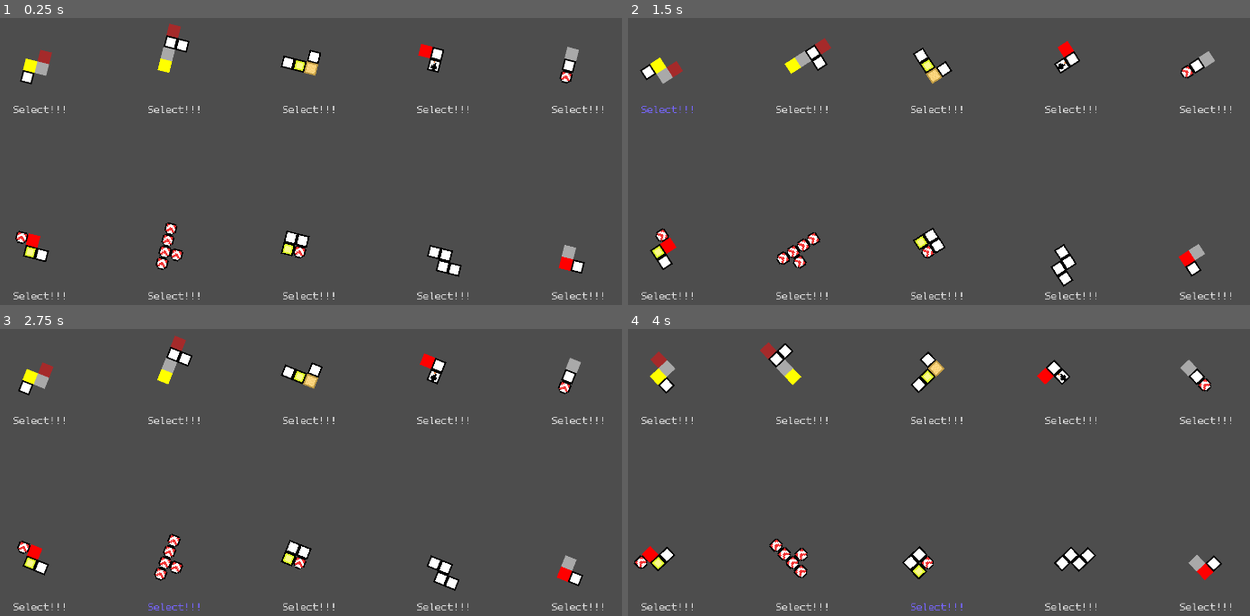
Above: before the commit, frames 1-4 (two rows, left to right).
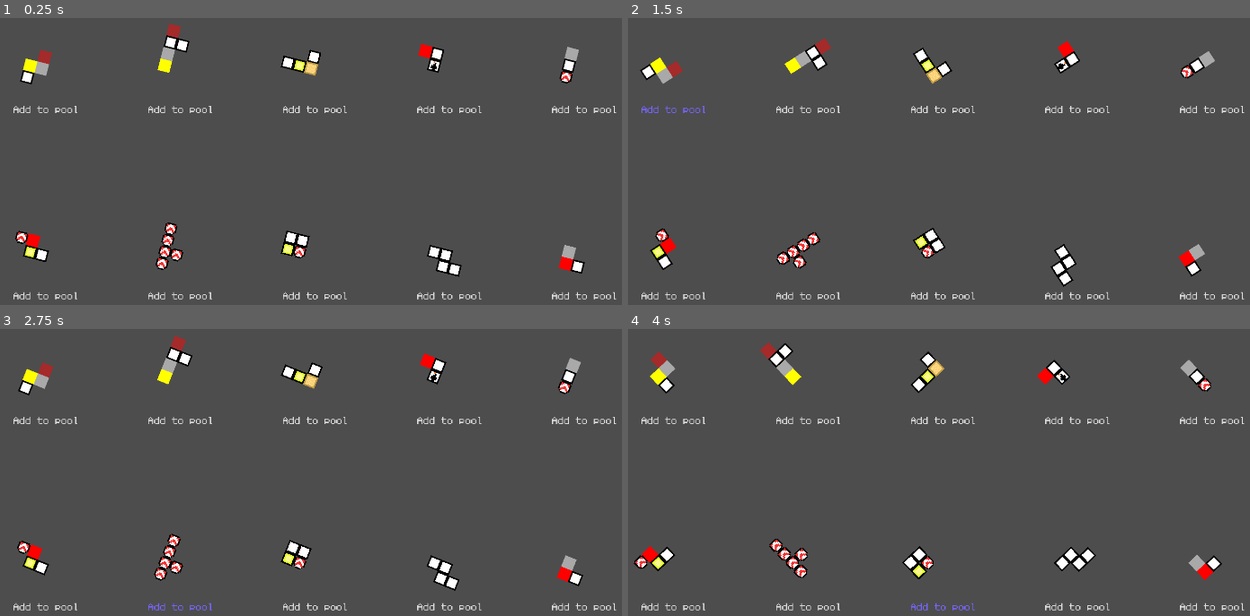
Above: after the commit, the same moments.

Repository: AsgerHB/create-jam-spring-2025
Game: Godot game, scene res://Scenes/Selector.tscn
Same seed, same stepped clock (60 frames per second), same inputs: the game is played once before the commit and once after it. This scene is started directly instead of the project's main scene.
Inputs (mouse positions are in pixels of both pictures, inside the frame that each line leads up to):
- Up to frame 1 (0.25 s): no input
- Up to frame 2 (1.5 s): click "Select!!!" (after the commit: "Add to pool") at 0.5 s; click (671, 109) at 1.25 s, where only the run after the commit has a clickable "Add to pool"
- Up to frame 3 (2.75 s): click (180, 607) at 2 s, where only the run after the commit has a clickable "Add to pool"
- Up to frame 4 (4 s): click (808, 420) at 2.75 s, where only the run after the commit has a clickable "Add to pool"; click (945, 607) at 3.5 s, where only the run after the commit has a clickable "Add to pool"

The runs differ from the first frame. In frame 1, 1.2% of the frame differs, in the area x 2-100%, y 30-99%; in frame 2, 1.2%; in frame 3, 1.2%; in frame 4, 1.2%.
Error in both runs: Invalid access to property or key 'stash' on a base object of type 'null instance'. (res://Scripts/selector_button.gd:16)

Commit message:
Replace 'Select' with 'Add to pool'

Diff:
--- a/Prefabs/SelectorButton.tscn
+++ b/Prefabs/SelectorButton.tscn
@@ -6,7 +6,7 @@
 [node name="SelectorButton" type="Button"]
 theme = ExtResource("1_hw63p")
 button_mask = 7
-text = "Select!!!"
+text = "Add to pool"
 script = ExtResource("1_bk6sj")
 
 [connection signal="button_down" from="." to="." method="_on_button_down"]
--- a/Scripts/Tetriminos.gd
+++ b/Scripts/Tetriminos.gd
@@ -4,6 +4,7 @@
 const CELL_SIZE: int = 32
 
 const cell_prefab = preload("res://Prefabs/Cell.tscn")
+
 
 var cells: Array[Cell]
 var grid_pos: Vector2i = Vector2i(0, 0)
Not shown: 1 places in Prefabs/Cell.tscn that only renumber resources
